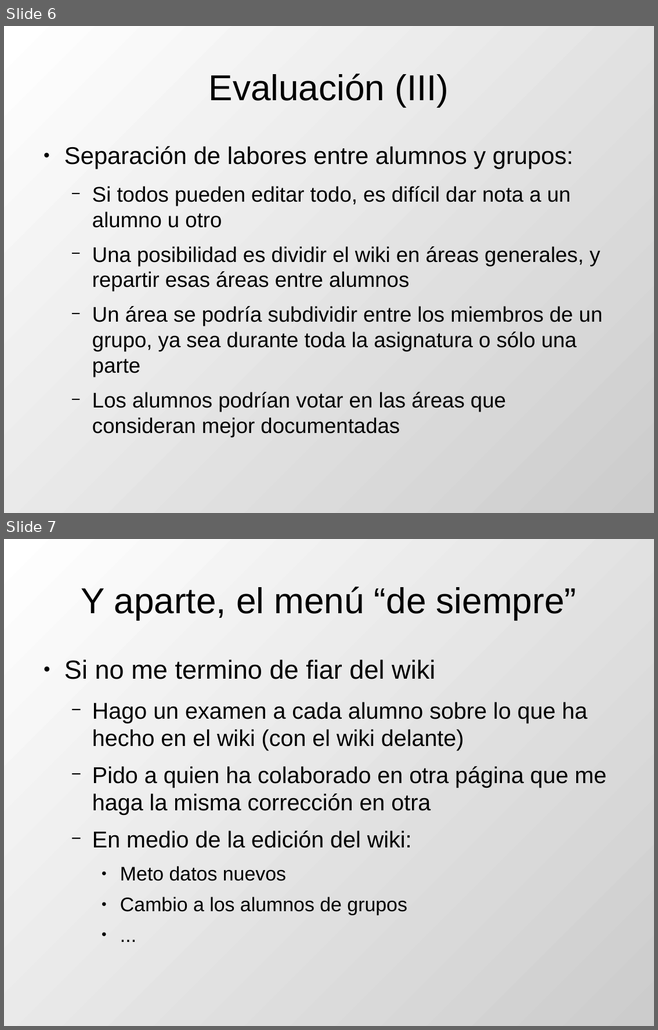
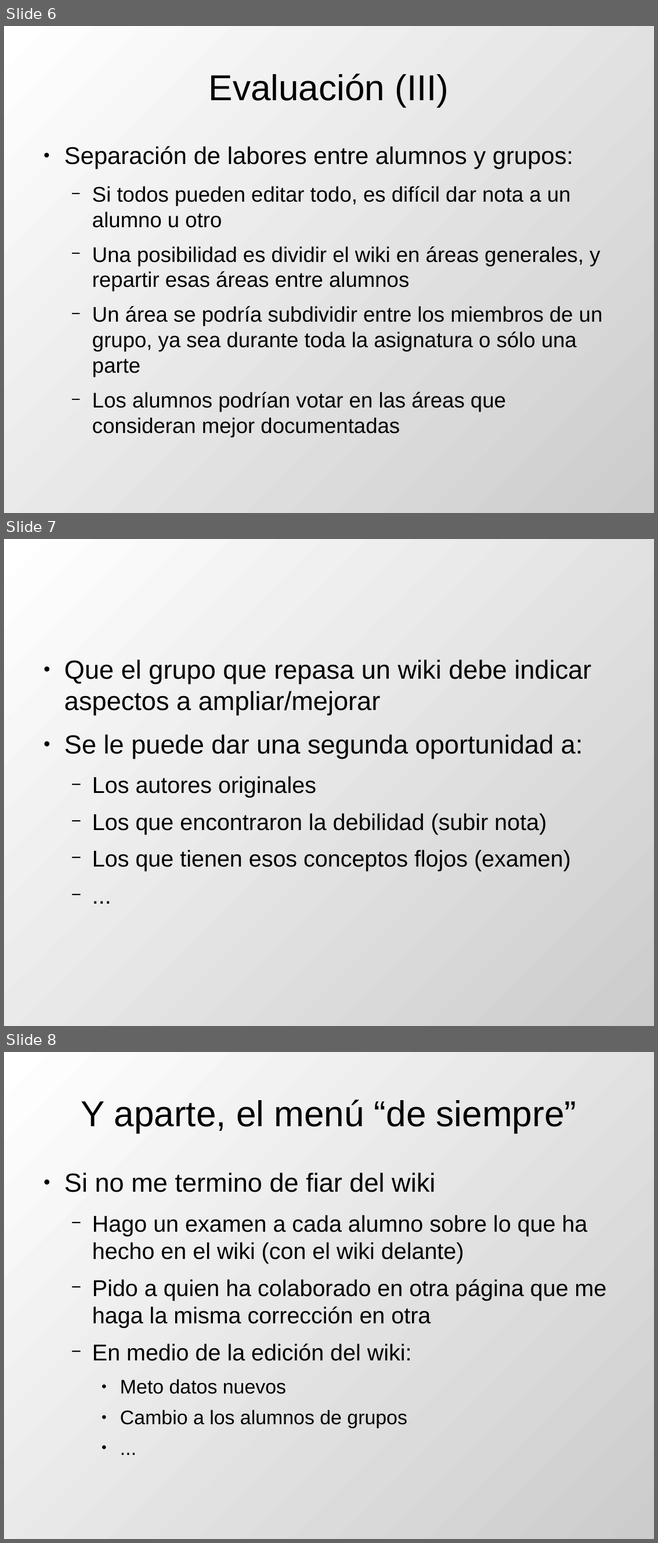
Before and after one commit to DrPantera/wikis4education, a slide deck: uca-2013_07/tema-5-EvaluacionWikis.odp. Shown one above the other, each under a label of ours: slides 6 and 7 before the commit, slides 6, 7 and 8 after it. The pictures are 658x1030 and 658x1543 pixels, drawn with LibreOffice and Linux fonts; fonts in the diff are those of the drawing. Boxes give left, top, right and bottom in pixels: in the first picture for what was removed or moved away, otherwise in the second. Text is boxed around its words. In the diff, an @@ line names an element or a change of style, - is before the commit and + after.

```diff
--- a/uca-2013_07/tema-5-EvaluacionWikis.odp
+++ b/uca-2013_07/tema-5-EvaluacionWikis.odp
@@ slide 7 added at bbox=[4, 539, 654, 1026], background gradient #FFFFFF to #CCCCCC @@
@@ text added at bbox=[64, 660, 591, 871], 28 pt, text #000000 @@
+● Que el grupo que repasa un wiki debe indicar aspectos a ampliar/mejorar
+● Se le puede dar una segunda oportunidad a:
+  − Los autores originales
+  − Los que encontraron la debilidad (subir nota)
+  − Los que tienen esos conceptos flojos (examen)
+  − ...
@@ what was slide 7 is now slide 8 @@
```
Also in this commit, not shown: 1 other file.
